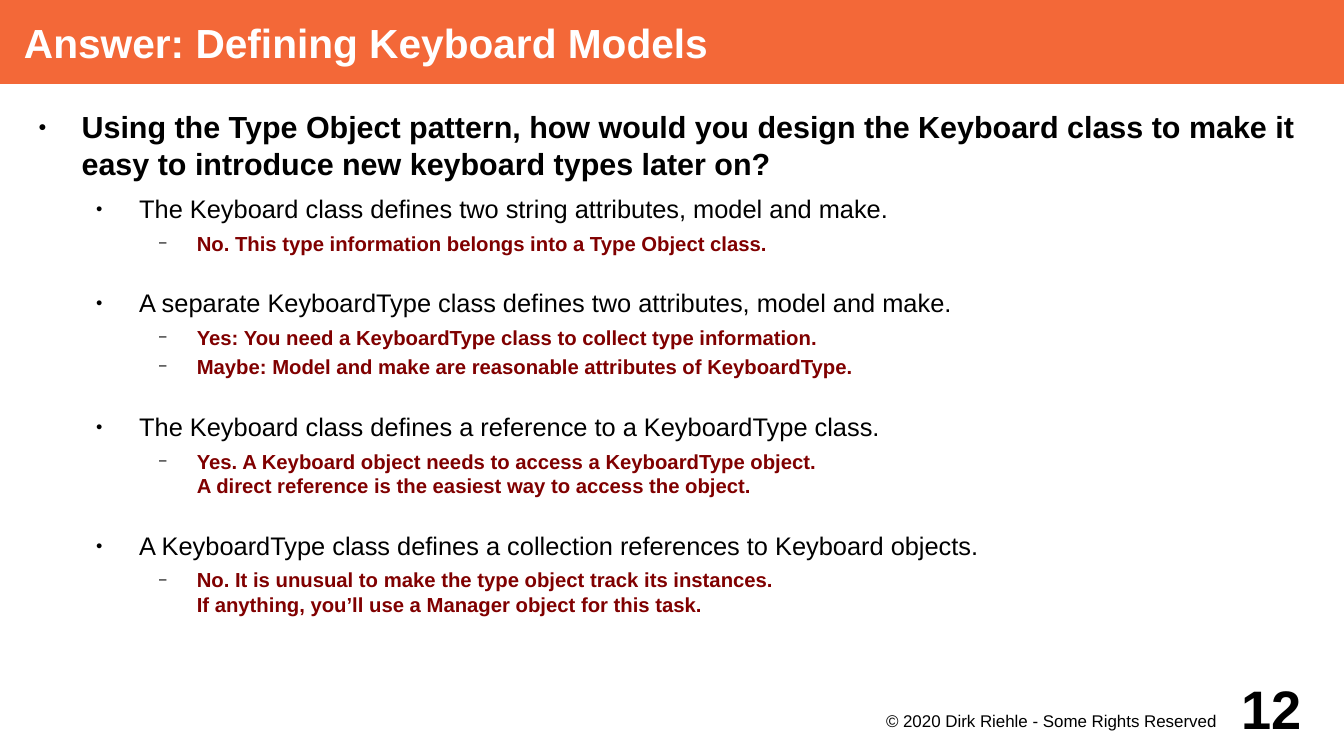
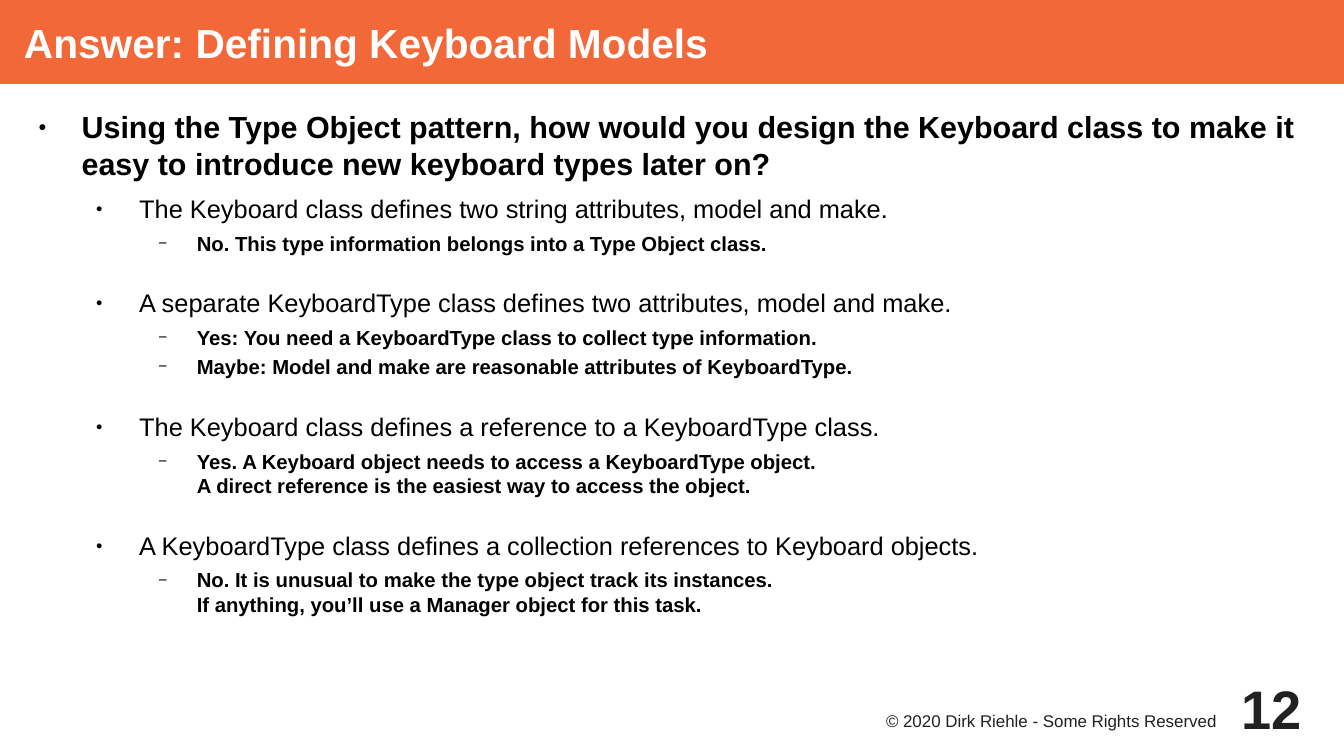
Before and after one commit to dirkriehle/adap-course, a slide deck: slide 12 of Lecture Slides/ADAP C09 - Type Objects.odp. Drawn at 1344x756 pixels with LibreOffice and Linux fonts; fonts in the diff are those of the drawing. Boxes give left, top, right and bottom in pixels: in the first picture for what was removed or moved away, otherwise in the second. Text is boxed around its words. In the diff, an @@ line names an element or a change of style, - is before the commit and + after.

```diff
--- a/Lecture Slides/ADAP C09 - Type Objects.odp
+++ b/Lecture Slides/ADAP C09 - Type Objects.odp
@@ text at (197, 330, 852, 617): text colour #800000 to #000000 in "No. This type information belongs into a ...", "Yes: You need a KeyboardType class to ...", "Maybe: Model and make are reasonable attributes ...", "Yes. A Keyboard object needs to access ..." and 1 more places @@
@@ page number at (1242, 691, 1302, 729): text colour #000000 to #212121 @@
@@ text "© 2020 Dirk Riehle - ..." at (903, 714, 1216, 731): text colour #000000 to #212121 @@
```
Also in this commit, not shown: 29 other slides changed, 1 other file.
